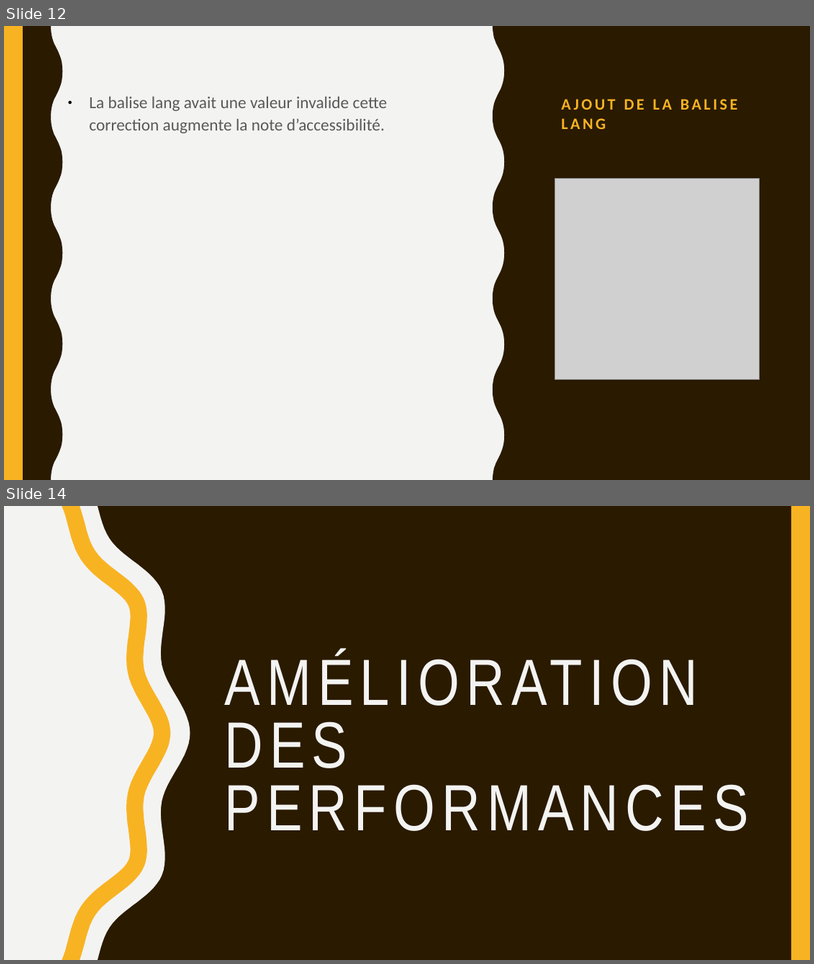
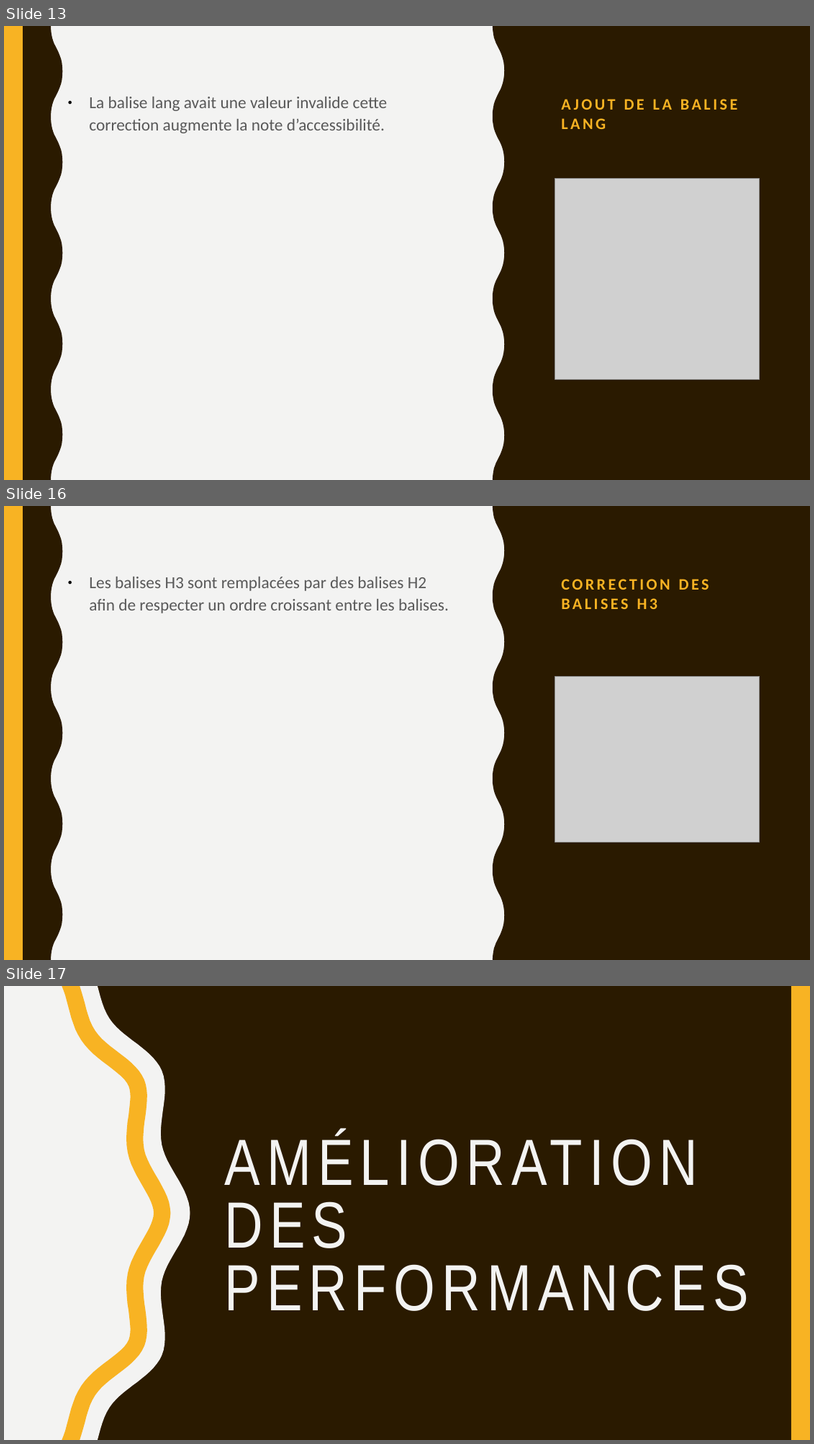
Before and after one commit to Fibre44/DENISNicolas_4_09112021, a slide deck: Soutenance/Soutenance.odp. Shown one above the other, each under a label of ours: slides 12 and 14 before the commit, slides 13, 16 and 17 after it; the slides between them are not shown. The pictures are 814x964 and 814x1444 pixels, drawn with LibreOffice and Linux fonts; fonts in the diff are those of the drawing; grey boxes stand for pictures. Boxes give left, top, right and bottom in pixels: in the first picture for what was removed or moved away, otherwise in the second. Text is boxed around its words. In the diff, an @@ line names an element or a change of style, - is before the commit and + after.

Commit message:
Remplacement des balises H3 par H2

```diff
--- a/Soutenance/Soutenance.odp
+++ b/Soutenance/Soutenance.odp
@@ slide 16 added at (4,506,810,960), background #F3F3F2; not listed: 4 template elements that a slide beside it also shows @@
@@ text added at (89,577,449,613), 20 pt, text #595959 @@
+● Les balises H3 sont remplacées par des balises H2 afin de respecter un ordre croissant entre les balises.
@@ title added at (561,579,710,609), 19 pt, text #F8B323, bold @@
+CORRECTION DES BALISES H3
@@ picture added at (556,676,760,842) @@
@@ what was slide 12 is now slide 13 @@
@@ what was slide 14 is now slide 17 @@
```
Also in this commit, not shown: 5 slides changed, 3 other slides added, 1 slide removed, 4 other files.
